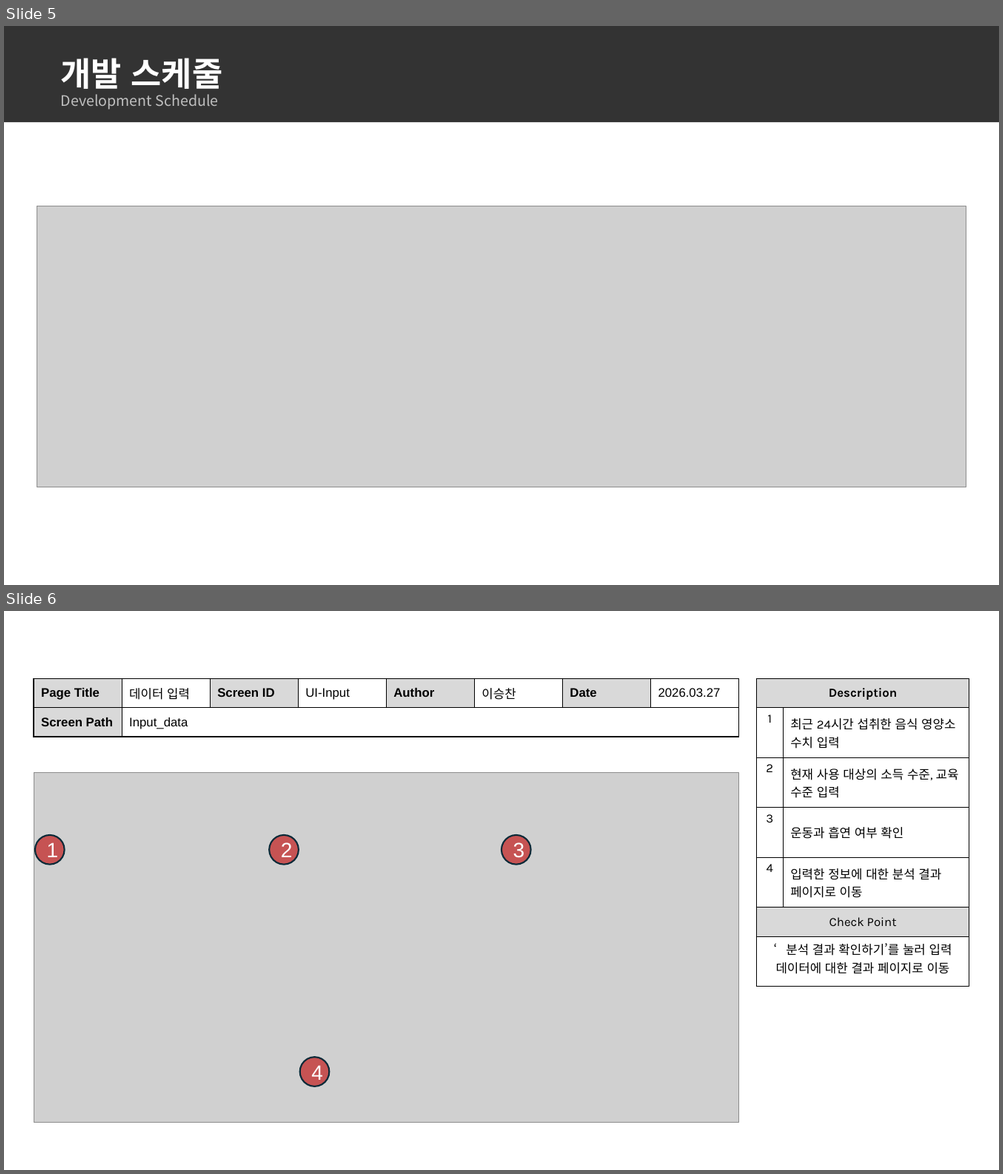
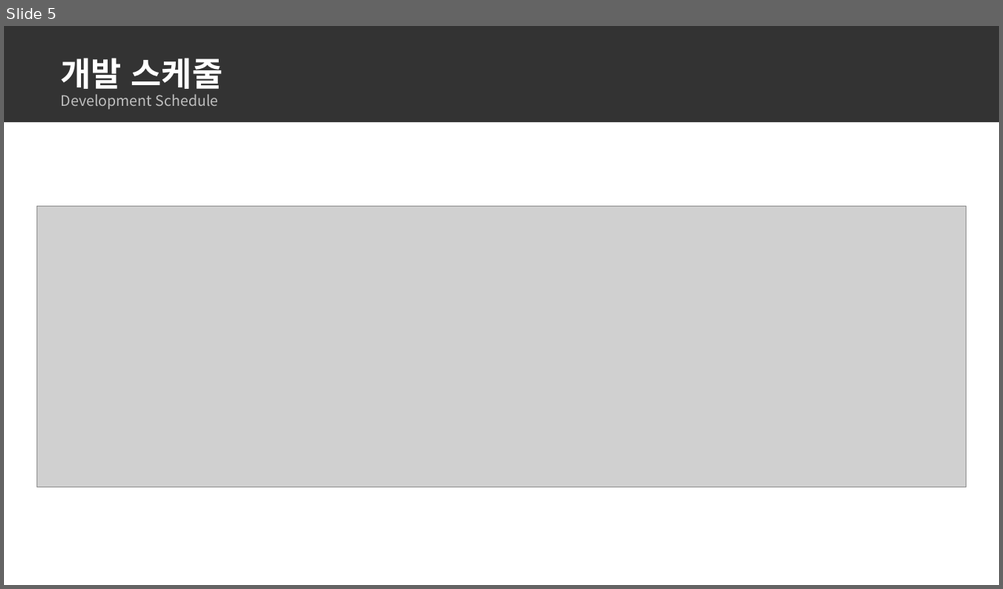
Before and after one commit to dc-inside/LeeSeungChan, a slide deck: 1차 프로젝트/기획/기획서.pptx. Shown one above the other, each under a label of ours: slides 5 and 6 before the commit, slide 5 after it. The pictures are 1003x1174 and 1003x589 pixels, drawn with LibreOffice and Linux fonts; fonts in the diff are those of the drawing; grey boxes stand for pictures. Boxes give left, top, right and bottom in pixels: in the first picture for what was removed or moved away, otherwise in the second. Text is boxed around its words. In the diff, an @@ line names an element or a change of style, - is before the commit and + after.

```diff
--- a/1차 프로젝트/기획/기획서.pptx
+++ b/1차 프로젝트/기획/기획서.pptx
@@ slide 6 removed at [4,611,999,1170], background #FFFFFF @@
@@ table removed at [34,678,738,736], 2 rows, 8 columns @@
-Page Title | 데이터 입력 | Screen ID | UI-Input | Author | 이승찬 | Date | 2026.03.27
-Screen Path | Input_data |  |  |  |  |  | 
@@ table removed at [756,678,970,986], 7 rows, 2 columns @@
-Description | 
-1 | 최근 24시간 섭취한 음식 영양소 수치 입력
-2 | 현재 사용 대상의 소득 수준, 교육 수준 입력
-3 | 운동과 흡연 여부 확인
-4 | 입력한 정보에 대한 분석 결과 페이지로 이동
-Check Point | 
-‘분석 결과 확인하기’를 눌러 입력 데이터에 대한 결과 페이지로 이동 | 
@@ picture removed at [34,773,739,1124] @@
@@ ellipse removed at [35,835,65,865] @@
-1
@@ ellipse removed at [269,835,298,865] @@
-2
@@ ellipse removed at [502,835,531,865] @@
-3
@@ ellipse removed at [300,1057,330,1086] @@
-4
```
Also in this commit, not shown: 3 slides changed, 3 other slides removed, 1 other file.
